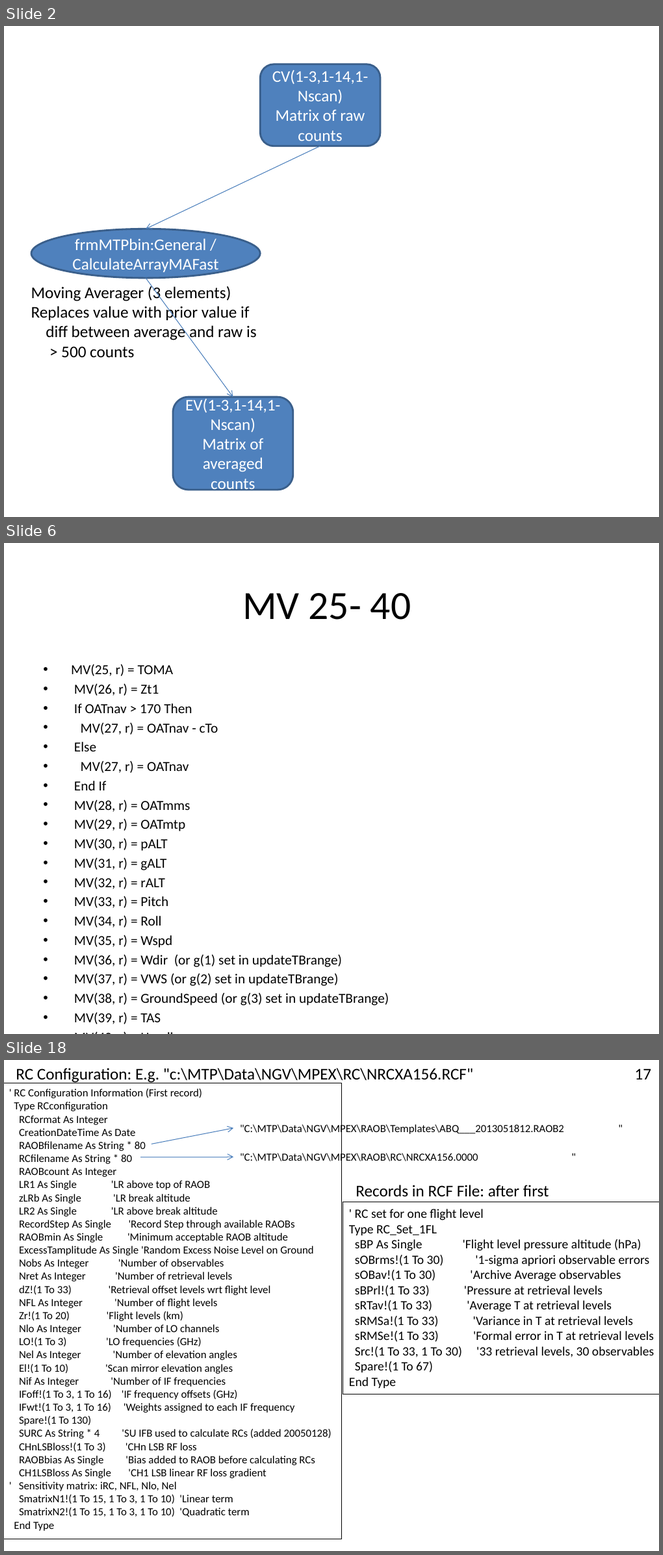
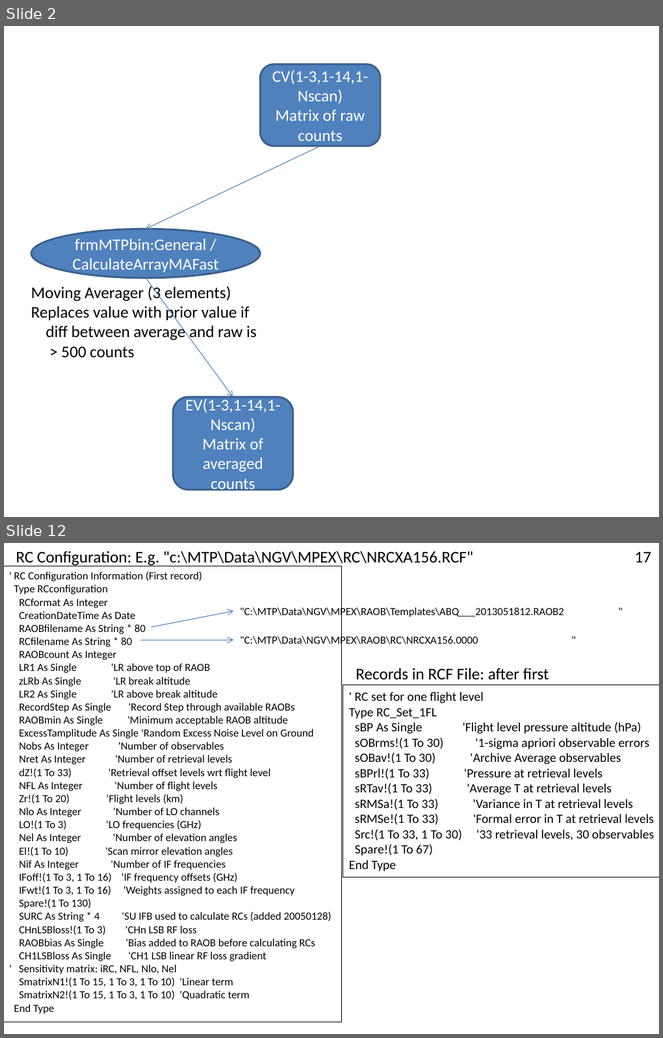
Before and after one commit to NCAR/nimbus, a slide deck: instruments/mtp/doc/MTP-DFD.pptx. Shown one above the other, each under a label of ours: slides 2, 6 and 18 before the commit, slides 2 and 12 after it; the slides between them are not shown. The pictures are 663x1555 and 663x1038 pixels, drawn with LibreOffice and Linux fonts; fonts in the diff are those of the drawing. Boxes give left, top, right and bottom in pixels: in the first picture for what was removed or moved away, otherwise in the second. Text is boxed around its words. In the diff, an @@ line names an element or a change of style, - is before the commit and + after.

```diff
--- a/instruments/mtp/doc/MTP-DFD.pptx
+++ b/instruments/mtp/doc/MTP-DFD.pptx
@@ slide 6 removed at <box>4,543,659,1034</box>, background #FFFFFF @@
@@ title removed at <box>243,593,411,620</box> @@
-MV 25- 40
@@ text removed at <box>71,664,389,1006</box> @@
-• MV(25, r) = TOMA
-• MV(26, r) = Zt1
-• If OATnav > 170 Then
-• MV(27, r) = OATnav - cTo
-• Else
-• MV(27, r) = OATnav
-• End If
-• MV(28, r) = OATmms
-• MV(29, r) = OATmtp
-• MV(30, r) = pALT
-• MV(31, r) = gALT
-• MV(32, r) = rALT
-• MV(33, r) = Pitch
-• MV(34, r) = Roll
-• MV(35, r) = Wspd
-• MV(36, r) = Wdir (or g(1) set in updateTBrange)
-• MV(37, r) = VWS (or g(2) set in updateTBrange)
-• MV(38, r) = GroundSpeed (or g(3) set in updateTBrange)
-• MV(39, r) = TAS
-• MV(40, r) = Heading
@@ what was slide 18 is now slide 12 @@
```
Also in this commit, not shown: 11 slides changed, 5 other slides removed.
